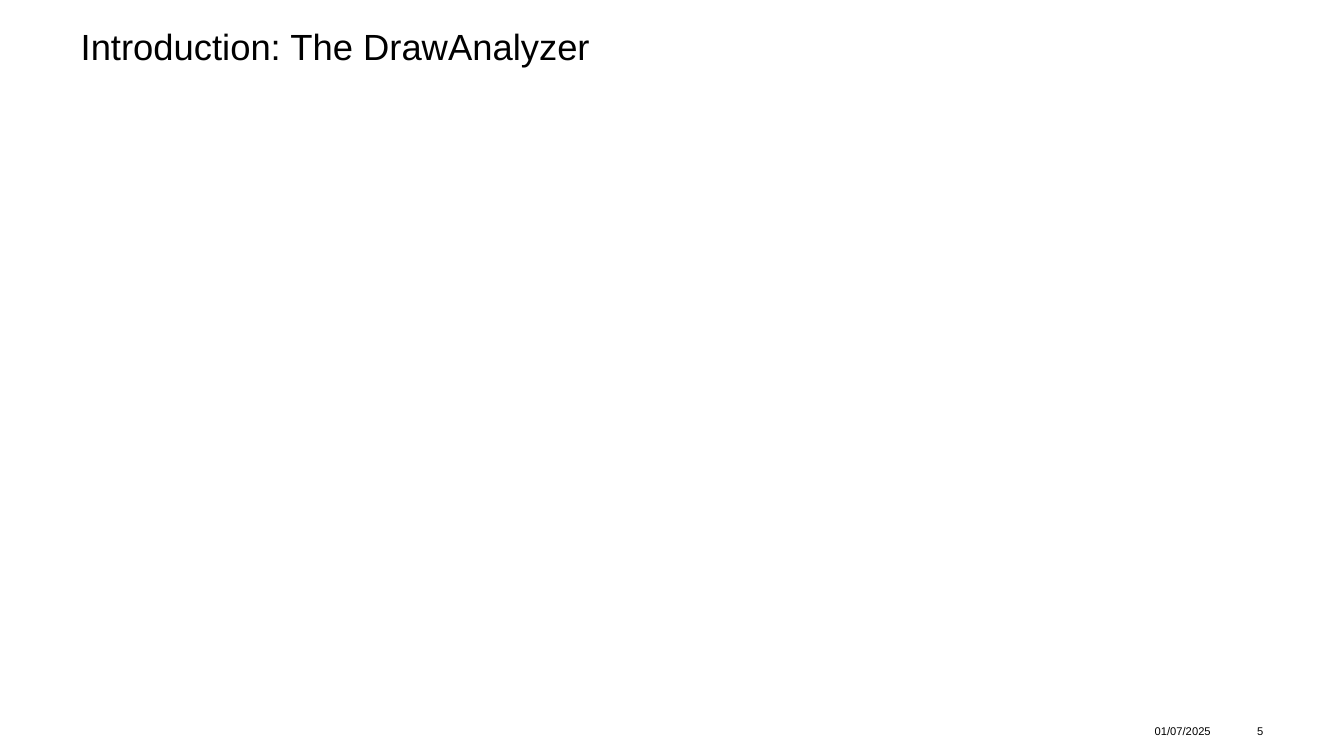
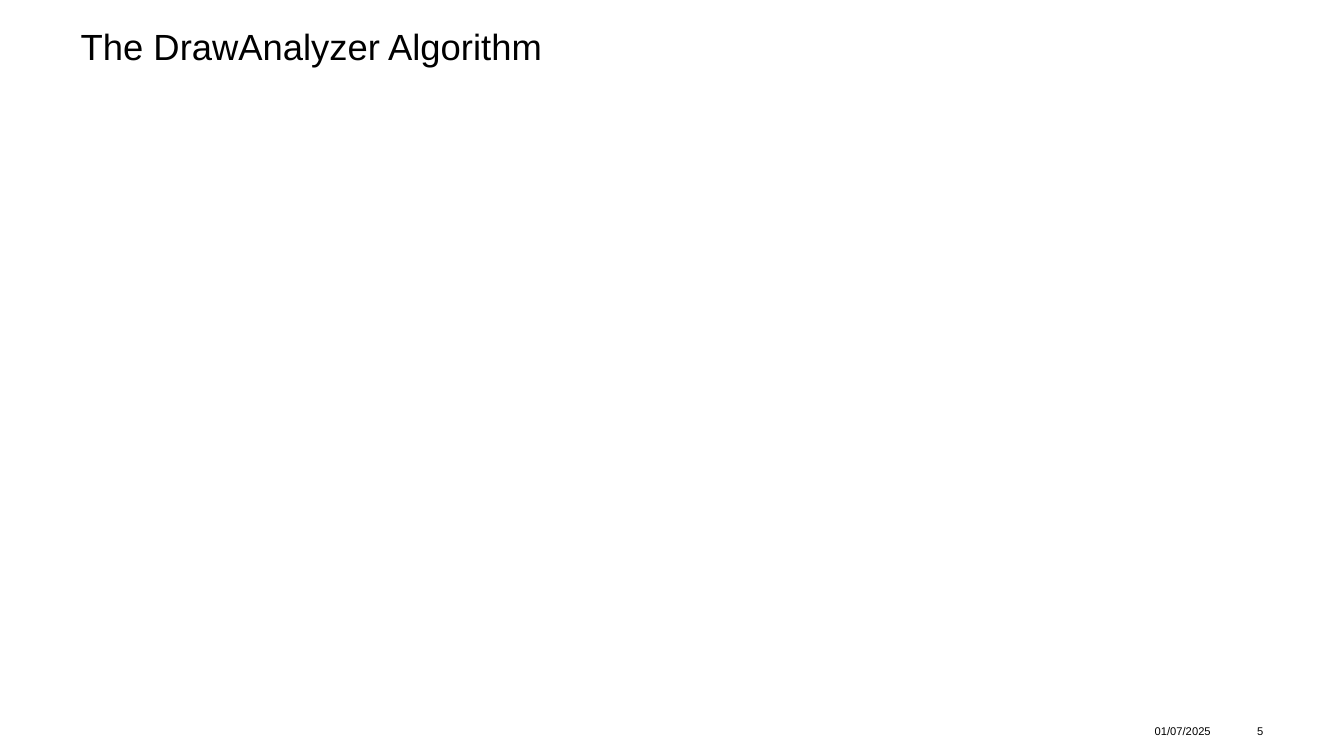
Before and after one commit to adidell01/MahjongOptimization, a slide deck: slide 5 of ProjectPresentation_asadikovic_jlyrer.pptx. Drawn at 1344x756 pixels with LibreOffice and Linux fonts; fonts in the diff are those of the drawing; grey boxes stand for pictures; background and template pictures are left out. Boxes give left, top, right and bottom in pixels: in the first picture for what was removed or moved away, otherwise in the second. Text is boxed around its words. In the diff, an @@ line names an element or a change of style, - is before the commit and + after.

```diff
--- a/ProjectPresentation_asadikovic_jlyrer.pptx
+++ b/ProjectPresentation_asadikovic_jlyrer.pptx
@@ title at [81, 33, 542, 67]: text changed @@
-Introduction: The DrawAnalyzer
+The DrawAnalyzer Algorithm
```
Also in this commit, not shown: 9 other slides changed, 2 slides removed, 1 other file.
